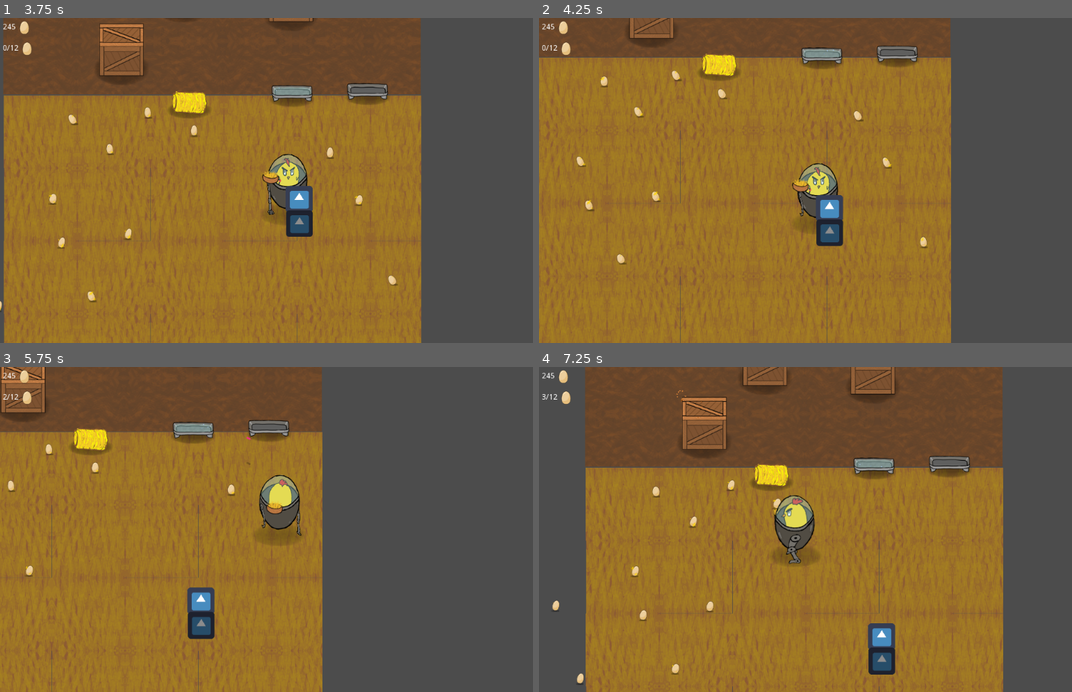
Above: before the commit, frames 1-4 (two rows, left to right).
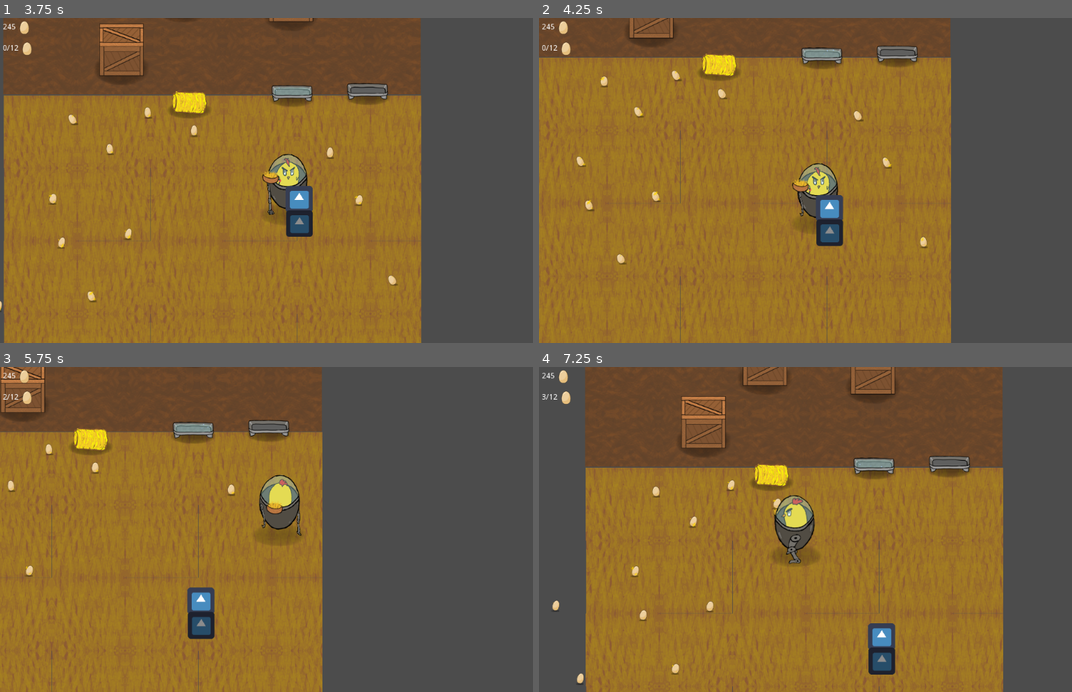
Above: after the commit, the same moments.

Repository: CiaranWoodward/LD46
Game: Godot game, scene res://Menu/DesignMenu.tscn
Same seed, same stepped clock (60 frames per second), same inputs: the game is played once before the commit and once after it. The engine's default icon, where the game draws it, is replaced by a stand-in: a white triangle on a blue panel in a dark square.
Inputs (mouse positions are in pixels of both pictures, inside the frame that each line leads up to):
- Up to frame 1 (3.75 s): click "Into Battle!" at 0.5 s; click "Thanks!" at 1.25 s; click (106, 70) at 2.02 s; tap Enter (ui_accept) at 2.75, 3.02 s; move the mouse to (367, 180) at 2.77 s; hold Right (player_right) 2.78-3.53 s; click (367, 180) at 2.85 s; move the mouse to (165, 196) at 3.52 s; hold S (player_down) from 3.53 s (still down); right-click (165, 196) at 3.6 s
- Up to frame 2 (4.25 s): keep holding S (player_down); tap Enter (ui_accept) at 3.77 s
- Up to frame 3 (5.75 s): move the mouse to (335, 458) at 4.27 s; release S (player_down) at 4.28 s; hold Right (player_right) 4.28-5.03 s; click (335, 458) at 4.35 s; move the mouse to (250, 594) at 5.02 s; hold W (player_up) from 5.03 s (still down); right-click (250, 594) at 5.1 s; click (250, 594) at 5.17 s; tap Enter (ui_accept) at 5.27 s
- Up to frame 4 (7.25 s): move the mouse to (981, 578) at 5.77 s; release W (player_up) at 5.78 s; hold A (player_left) from 5.78 s (still down); click (981, 578) at 5.85 s; tap Enter (ui_accept) at 6.02, 6.77 s; move the mouse to (650, 480) at 6.52 s; right-click (650, 480) at 6.6 s

Frame 1 is identical in both runs. In frame 2, less than 0.1% of the frame differs, in the area x 16-26%, y 0-7%; in frame 3, 0.2%; in frame 4, 0.6%, in the area x 25-36%, y 7-26%.

Commit message:
Initial implementation of farmer nav

Diff:
--- a/Enemies/Farmer.gd
+++ b/Enemies/Farmer.gd
@@ -4,6 +4,7 @@
 	idle,
 	towards,
 	shoot,
+	followpath,
 	runaway,
 	dead
 	}
@@ -12,6 +13,7 @@
 export var spread : float = 0.2
 export var bulletmass : float = 0.1
 export var health : float = 100.0
+export var speed : float = 5000
 
 onready var firetimer = get_node("FireTimer")
 onready var firepoint = get_node("Farmer/Flipper/FirePoint")
@@ -20,25 +22,58 @@
 onready var enemybullet = preload("res://Enemies/EnemyBullet.tscn")
 onready var blood = preload("res://Enemies/Blood.tscn")
 
-var cur_state = ai_state.shoot
+var cur_state = ai_state.towards
+var path_to_player : PoolVector2Array = PoolVector2Array()
 
 # Called when the node enters the scene tree for the first time.
 func _ready():
+	animp.play("Walk")
 	pass # Replace with function body.
 
 # Called every frame. 'delta' is the elapsed time since the previous frame.
-func _process(delta):
+func _physics_process(delta):
 	if cur_state == ai_state.idle:
 		pass
 	elif cur_state == ai_state.towards:
-		pass
+		if path_to_player.empty():
+			path_to_player = Global.navmesh.get_simple_path(self.position, Global.player.position)
+		_move_to_player(delta)
 	elif cur_state == ai_state.shoot:
 		pass
 	elif cur_state == ai_state.runaway:
 		pass
 
 func _change_ai_state(newstate):
+	if cur_state == newstate:
+		return
+
+	if newstate == ai_state.idle:
+		pass
+	if newstate == ai_state.towards:
+		pass
+	if newstate == ai_state.shoot:
+		pass
+	if newstate == ai_state.followpath:
+		pass
+	if newstate == ai_state.runaway:
+		pass
+	if newstate == ai_state.dead:
+		_die()
+
 	cur_state = newstate
+
+
+func _move_to_player(delta : float):
+	if path_to_player.empty():
+		return
+
+	var nextp = path_to_player[0]
+	var dirvec = get_position().direction_to(nextp)
+	self.apply_central_impulse(dirvec * speed * delta)
+
+	if get_position().distance_to(nextp) < max(10, (self.linear_velocity.length() * delta * 1.2)):
+		path_to_player.remove(0)
+
 
 func _shoot():
 	if cur_state != ai_state.shoot:
@@ -70,7 +105,7 @@
 		hp.set_global_position(gpos)
 		hp.emitting = true
 		if health <= 0:
-			_die()
+			_change_ai_state(ai_state.dead)
 
 func _die():
 	self.mass = 20
@@ -78,7 +113,6 @@
 	self.collision_mask = 0
 	self.z_index = -2
 	animp.play("Death")
-	_change_ai_state(ai_state.dead)
 
 func _on_FireTimer_timeout():
 	_shoot()
--- a/Enemies/Farmer.tscn
+++ b/Enemies/Farmer.tscn
@@ -1,10 +1,13 @@
-[gd_scene load_steps=11 format=2]
+[gd_scene load_steps=12 format=2]
 
 [ext_resource path="res://Enemies/Graphics/Farmer/Dead_@0.5x.png" type="Texture" id=1]
 [ext_resource path="res://Enemies/Graphics/Farmer/Front_@0.5x.png" type="Texture" id=2]
 [ext_resource path="res://Enemies/Graphics/Farmer/Back_@0.5x.png" type="Texture" id=3]
 [ext_resource path="res://Scenery/Graphics/Shadow_@0.5x.png" type="Texture" id=5]
 [ext_resource path="res://Enemies/Farmer.gd" type="Script" id=6]
+
+[sub_resource type="PhysicsMaterial" id=7]
+friction = 0.0
 
 [sub_resource type="Animation" id=1]
 resource_name = "Death"
@@ -232,9 +235,12 @@
 collision_mask = 87
 mode = 2
 mass = 2.0
+physics_material_override = SubResource( 7 )
 script = ExtResource( 6 )
+speed = 3000.0
 
 [node name="Dead_05x" type="Sprite" parent="."]
+visible = false
 modulate = Color( 1, 1, 1, 0 )
 position = Vector2( 0, 30 )
 scale = Vector2( 1.5, 1.5 )
@@ -283,4 +289,7 @@
 [node name="FireTimer" type="Timer" parent="."]
 wait_time = 0.6
 autostart = true
+
+[node name="RepathTimer" type="Timer" parent="."]
+wait_time = 2.0
 [connection signal="timeout" from="FireTimer" to="." method="_on_FireTimer_timeout"]
--- a/Global.gd
+++ b/Global.gd
@@ -7,6 +7,7 @@
 var beltitems = [null, null, null, null, null, null, null, null]
 var bulletField = null
 var player = null
+var navmesh : Navigation2D = null
 var eggcapacity = 0
 var eggcontent = 0
 
--- a/Level.tscn
+++ b/Level.tscn
@@ -23,11 +23,23 @@
 [ext_resource path="res://Scenery/Barn/BarnDoorBack.tscn" type="PackedScene" id=21]
 [ext_resource path="res://Scenery/Destructable.gd" type="Script" id=22]
 [ext_resource path="res://Enemies/Farmer.tscn" type="PackedScene" id=23]
+[ext_resource path="res://LevelNavMesh.gd" type="Script" id=24]
+
+[sub_resource type="NavigationPolygon" id=2]
+vertices = PoolVector2Array( -2.3446, 1003.43, 383.738, -404.315, 440, -464, 832, -464, 1002.02, 1003.43, 368.434, -842.649, 0.164917, -999.997, 999.23, -1002.65, 832, -648, 281.083, -842.649, 379.528, -536.946, 440, -560, 752, -648, 367.002, -626.421, 752, -560, 176, -408, 117.838, -624.989, 174.264, -528.525, 281.083, -735.251, 116.406, -735.251 )
+polygons = [ PoolIntArray( 0, 1, 2, 3, 4 ), PoolIntArray( 5, 6, 7, 8 ), PoolIntArray( 3, 8, 7, 4 ), PoolIntArray( 6, 5, 9 ), PoolIntArray( 2, 1, 10, 11 ), PoolIntArray( 5, 8, 12 ), PoolIntArray( 13, 5, 12, 14, 11 ), PoolIntArray( 15, 1, 0 ), PoolIntArray( 15, 0, 6, 16 ), PoolIntArray( 13, 11, 10, 17, 16 ), PoolIntArray( 9, 18, 19, 6 ), PoolIntArray( 16, 17, 15 ), PoolIntArray( 16, 6, 19 ) ]
+outlines = [ PoolVector2Array( 0.164917, -999.997, 999.23, -1002.65, 1002.02, 1003.43, -2.3446, 1003.43 ), PoolVector2Array( 281.083, -842.649, 281.083, -735.251, 116.406, -735.251, 117.838, -624.989, 367.002, -626.421, 368.434, -842.649 ), PoolVector2Array( 174.264, -528.525, 379.528, -536.946, 383.738, -404.315, 176, -408 ), PoolVector2Array( 440, -560, 752, -560, 752, -648, 832, -648, 832, -464, 440, -464 ) ]
 
 [sub_resource type="RectangleShape2D" id=1]
 extents = Vector2( 32.524, 31.0884 )
 
 [node name="Level" type="Node2D"]
+
+[node name="LevelNavMesh" type="Navigation2D" parent="."]
+script = ExtResource( 24 )
+
+[node name="NavigationPolygonInstance" type="NavigationPolygonInstance" parent="LevelNavMesh"]
+navpoly = SubResource( 2 )
 
 [node name="Node2D" type="Node2D" parent="."]
 z_index = -1000
@@ -170,7 +182,7 @@
 position = Vector2( 872.061, -75.083 )
 
 [node name="Farmer" parent="YSort" instance=ExtResource( 23 )]
-position = Vector2( 41.8269, -336.473 )
+position = Vector2( 737.083, -943.117 )
 
 [node name="Crate2" parent="YSort" instance=ExtResource( 11 )]
 position = Vector2( 687.1, -281.887 )
--- /dev/null
+++ b/LevelNavMesh.gd
@@ -0,0 +1,5 @@
+extends Navigation2D
+
+# Called when the node enters the scene tree for the first time.
+func _ready():
+	Global.navmesh = self
--- a/Scenery/Destructable.gd
+++ b/Scenery/Destructable.gd
@@ -4,9 +4,14 @@
 
 var hitparts = preload("res://Player/HitParts.tscn")
 
+onready var navpoly = get_node("NavigationPolygonInstance")
+
 # Called when the node enters the scene tree for the first time.
 func _ready():
-	pass # Replace with function body.
+	if is_instance_valid(navpoly) && is_instance_valid(Global.navmesh):
+		Global.navmesh.get_children()[0].get_navigation_polygon().add_outline(navpoly.get_navigation_polygon().get_outline(0))
+		Global.navmesh.get_children()[0].get_navigation_polygon().make_polygons_from_outlines()
+
 
 func damage(damage : float, gpos : Vector2):
 	health = health - damage
Not shown: 1 places in Level.tscn that only renumber resources
